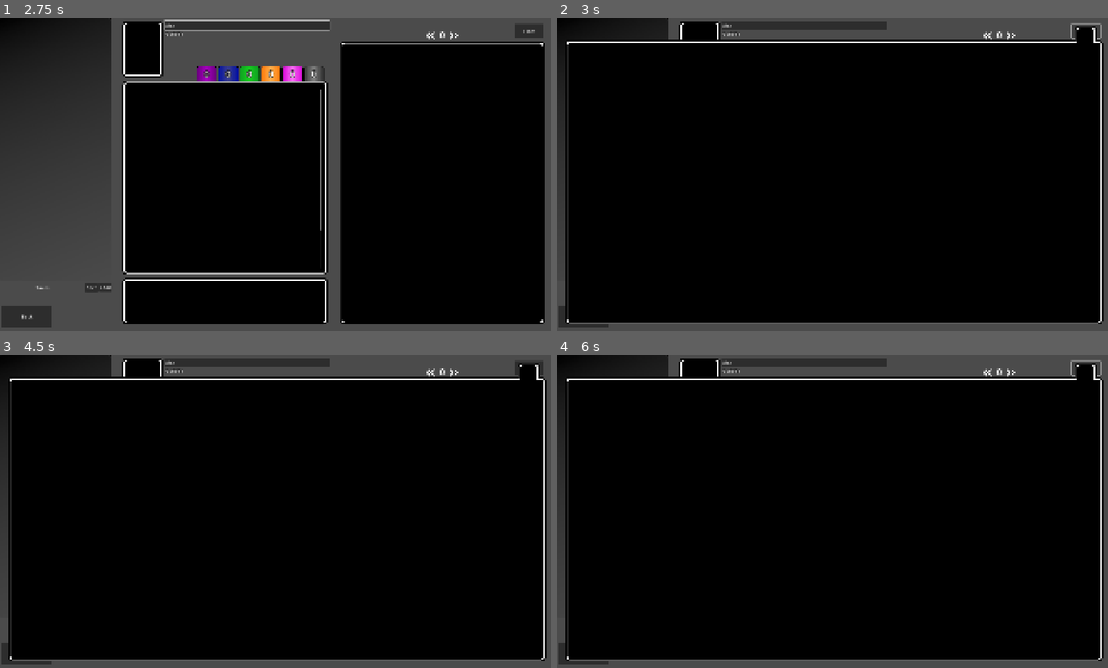
Above: before the commit, frames 1-4 (two rows, left to right).
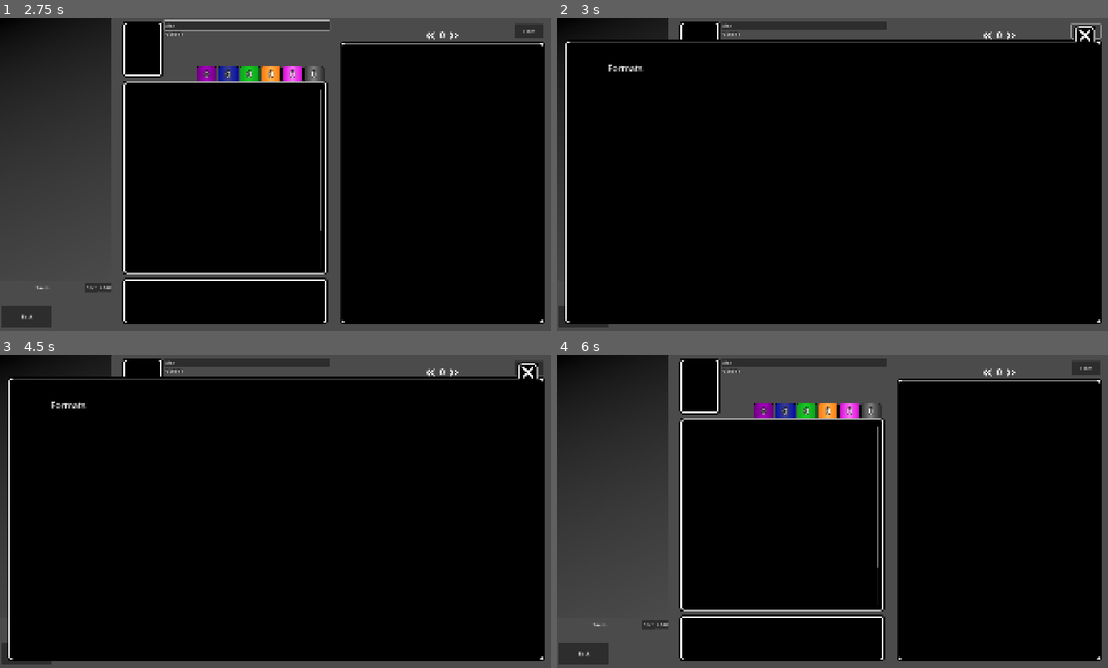
Above: after the commit, the same moments.

Repository: skavinger/UVS_Sim
Game: Godot game, scene res://GameObj/main.tscn
Two runs of this game, one before a commit and one after it. Both use one fixed random seed, a clock stepped at 60 frames per second and the inputs below.
Inputs (mouse positions are in pixels of both pictures, inside the frame that each line leads up to):
- Up to frame 1 (2.75 s): click "Deck Builder" at 0.5 s; click (247, 24) at 1.27 s; type "Alex" at 1.35 s; click (281, 174) at 2.02 s
- Up to frame 2 (3 s): click "Filter" at 2.75 s
- Up to frame 3 (4.5 s): click (66, 405) at 3.5 s, where only the run after the commit has a clickable "Formats"; click (143, 386) at 4.25 s
- Up to frame 4 (6 s): click (1008, 373) at 5 s; click "Filter" at 5.75 s

Frame 1 is identical in both runs. In frame 2, 2.2% of the frame differs, in the area x 1-100%, y 2-98%; in frame 3, 2.2%; in frame 4, 28%, in the area x 1-100%, y 1-98%.
Error before the commit: Cannot call method 'get_directories' on a null value. (res://Scripts/card_data_base_handler.gd:7)
Error after the commit: Cannot call method 'get_directories' on a null value. (res://Scripts/card_data_base_handler.gd:9)

Commit message:
More work on filter window

Diff:
--- a/GameObj/DeckBuilder.tscn
+++ b/GameObj/DeckBuilder.tscn
@@ -1,19 +1,56 @@
-[gd_scene load_steps=6 format=3 uid="uid://c8bvy6da0211j"]
+[gd_scene load_steps=7 format=3 uid="uid://c8bvy6da0211j"]
 
 [ext_resource type="Script" uid="uid://drsvr4jsox2rh" path="res://Scripts/deck_builder.gd" id="1_bjh7i"]
 [ext_resource type="Texture2D" uid="uid://17pbwe1fsdhb" path="res://Assets/DeakBuilderBackground.png" id="2_km7lk"]
+[ext_resource type="Script" uid="uid://dfpp26g02qtli" path="res://GameObj/filter_window.gd" id="3_xixpy"]
 [ext_resource type="Texture2D" uid="uid://dfkxlr66nkyqw" path="res://Assets/FilterWindow.png" id="4_iy3ux"]
+[ext_resource type="Texture2D" uid="uid://de72xvkv3lfa2" path="res://Assets/X_Button.png" id="4_k5e61"]
 [ext_resource type="Texture2D" uid="uid://cd5c0o285r0ar" path="res://Assets/Arrows.png" id="5_k5e61"]
-
-[sub_resource type="RectangleShape2D" id="RectangleShape2D_k5e61"]
-size = Vector2(1935, 1081)
 
 [node name="Node2D" type="Node2D"]
 script = ExtResource("1_bjh7i")
 
-[node name="Background" type="Sprite2D" parent="."]
-position = Vector2(960, 540)
-texture = ExtResource("2_km7lk")
+[node name="FilterWindow" type="Control" parent="."]
+z_index = -1000
+layout_mode = 3
+anchors_preset = 0
+offset_right = 40.0
+offset_bottom = 40.0
+mouse_filter = 1
+script = ExtResource("3_xixpy")
+
+[node name="Background" type="TextureButton" parent="FilterWindow"]
+z_index = 100
+layout_mode = 0
+offset_right = 1920.0
+offset_bottom = 1080.0
+mouse_filter = 1
+texture_normal = ExtResource("4_iy3ux")
+
+[node name="CloseFilter" type="TextureButton" parent="FilterWindow"]
+z_index = 110
+layout_mode = 0
+offset_left = 1800.0
+offset_top = 38.0
+offset_right = 1843.0
+offset_bottom = 81.0
+texture_normal = ExtResource("4_k5e61")
+
+[node name="Formats" type="MenuButton" parent="FilterWindow"]
+z_index = 100
+layout_mode = 0
+offset_left = 95.0
+offset_top = 148.0
+offset_right = 377.0
+offset_bottom = 198.0
+theme_override_colors/font_color = Color(0.875, 0.875, 0.875, 1)
+theme_override_font_sizes/font_size = 30
+text = "Formats"
+
+[node name="Background" type="TextureButton" parent="."]
+offset_right = 40.0
+offset_bottom = 40.0
+texture_normal = ExtResource("2_km7lk")
 
 [node name="Back" type="Button" parent="."]
 offset_left = 5.0
@@ -260,20 +297,10 @@
 offset_bottom = 945.0
 text = "Load"
 
-[node name="FilterWindow" type="Node2D" parent="."]
-z_index = -1000
-
-[node name="Background" type="Sprite2D" parent="FilterWindow"]
-position = Vector2(962, 541)
-texture = ExtResource("4_iy3ux")
-
-[node name="BlockClicksBelow" type="Area2D" parent="FilterWindow"]
-collision_priority = 0.0
-
-[node name="CollisionShape2D" type="CollisionShape2D" parent="FilterWindow/BlockClicksBelow"]
-position = Vector2(957.5, 530.5)
-shape = SubResource("RectangleShape2D_k5e61")
-
+[connection signal="mouse_entered" from="FilterWindow/Background" to="." method="_on_background_mouse_entered"]
+[connection signal="mouse_exited" from="FilterWindow/Background" to="." method="_on_background_mouse_exited"]
+[connection signal="pressed" from="FilterWindow/Background" to="." method="_on_background_pressed"]
+[connection signal="pressed" from="FilterWindow/CloseFilter" to="." method="_on_close_filter_pressed"]
 [connection signal="pressed" from="Back" to="." method="_on_back_pressed"]
 [connection signal="pressed" from="Filter" to="." method="_on_filter_pressed"]
 [connection signal="gui_input" from="DeckDetails/Character" to="." method="_on_character_gui_input"]
--- /dev/null
+++ b/GameObj/filter_window.gd
@@ -0,0 +1,16 @@
+extends Control
+
+var filter = {
+	"format": ""
+}
+
+func _ready() -> void:
+	var formats = CardDatabase.getFormats()
+	for i in range(formats.size()):
+		$Formats.get_popup().add_item(formats[i])
+	$Formats.get_popup().id_pressed.connect(_format_selected)
+
+func _format_selected(id):
+	var format = $Formats.get_popup().get_item_text(id)
+	filter.format = format
+	$Formats.text = format
--- a/Scripts/card_data_base_handler.gd
+++ b/Scripts/card_data_base_handler.gd
@@ -1,6 +1,8 @@
 extends Node2D
 
 const DATABASE_ENTRY_PATH = "res://GameObj/card_database_entry.tscn"
+
+var formatList
 
 func _ready() -> void:
 	#populateCardDatabase
@@ -12,6 +14,12 @@
 		newEntry.cards = setData
 		newEntry.setName = setName
 		newEntry.name = setName
+
+	formatList = FileAccess.get_file_as_string("user://SetData/formats.json")
+	formatList = JSON.parse_string(formatList).formats
+
+func getFormats():
+	return formatList.keys()
 
 func getCard(cardID):
 	var dataBaseEntries = self.get_children()
--- a/Scripts/deck_builder.gd
+++ b/Scripts/deck_builder.gd
@@ -401,3 +401,8 @@
 
 func _on_filter_pressed() -> void:
 	$FilterWindow.z_index = 1000
+	move_child($FilterWindow, -1)
+
+func _on_close_filter_pressed() -> void:
+	$FilterWindow.z_index = -1000
+	move_child($FilterWindow, 0)
Binary file added: Assets/X_Button.png
Not shown, added: Assets/X_Button.png.import
Not shown, added: GameObj/filter_window.gd.uid
